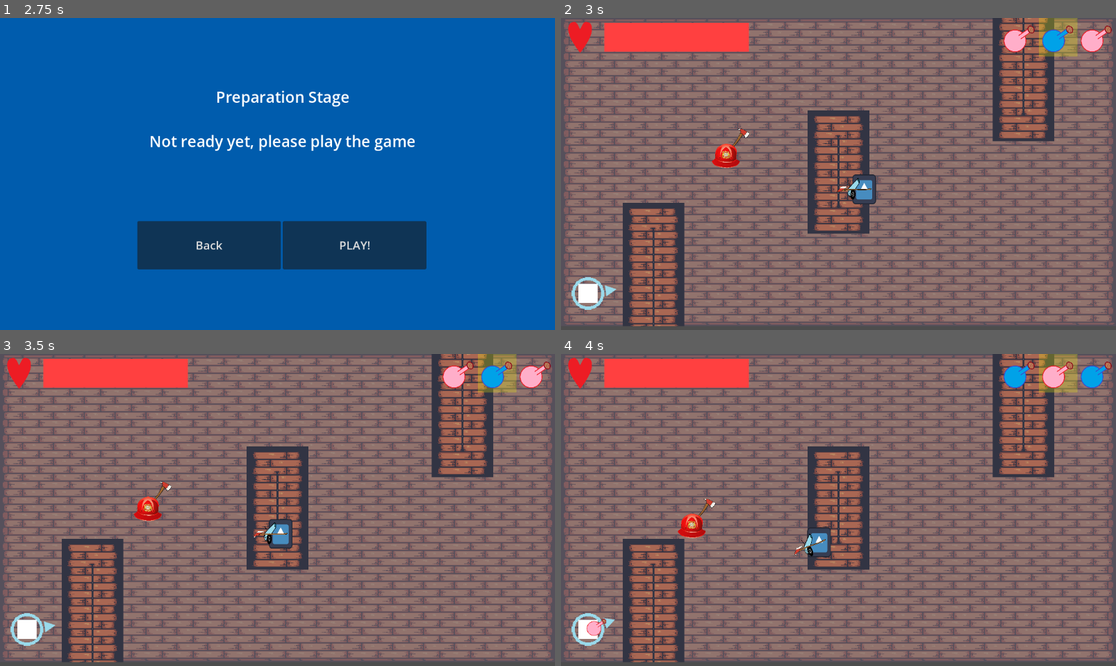
Above: before the commit, frames 1-4 (two rows, left to right).
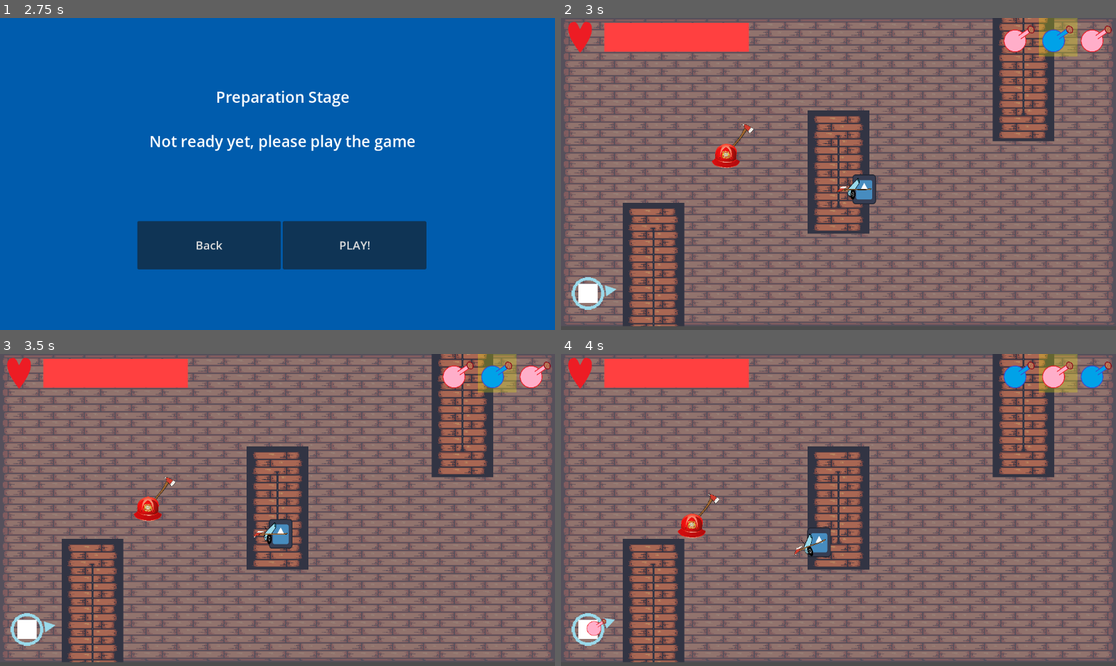
Above: after the commit, the same moments.

Repository: K-O-META/Alchemy_Prot_1
Game: Godot game, scene res://Stages/MenuStage/menu_stage.tscn
The game is run twice, just before and just after one commit, with the same random seed, the same clock (stepped at 60 frames per second) and the same inputs. The engine's default icon, where the game draws it, is replaced by a stand-in: a white triangle on a blue panel in a dark square.
Inputs (mouse positions are in pixels of both pictures, inside the frame that each line leads up to):
- Up to frame 1 (2.75 s): click "Start" at 0.5 s; click "Next" at 1.25 s; click "Next" at 2 s
- Up to frame 2 (3 s): click "PLAY!" at 2.75 s
- Up to frame 3 (3.5 s): no input
- Up to frame 4 (4 s): move the mouse to (960, 494) at 3.52 s; hold E (potion_switch_right) from 3.53 s (still down); click (960, 494) at 3.6 s

Frame 1 is identical in both runs. In frame 2, less than 0.1% of the frame differs, in the area x 30-35%, y 34-42%; in frame 3, less than 0.1%; in frame 4, less than 0.1%, in the area x 24-29%, y 44-52%.

Commit message:
Fix firefighter "null" node

Diff:
--- a/Entities/Enemies/fire_fighter.tscn
+++ b/Entities/Enemies/fire_fighter.tscn
@@ -1,9 +1,8 @@
-[gd_scene load_steps=11 format=3 uid="uid://cvucfhvy8hid6"]
+[gd_scene load_steps=10 format=3 uid="uid://cvucfhvy8hid6"]
 
 [ext_resource type="Script" uid="uid://bxwrqmmm2t11d" path="res://Entities/Enemies/enemy_base.gd" id="1_72agv"]
 [ext_resource type="Texture2D" uid="uid://bggdxm83endq4" path="res://Entities/Enemies/art/firefighter.png" id="2_lq4a0"]
-[ext_resource type="Texture2D" uid="uid://cnoeothaiurjb" path="res://Entities/Enemies/art/axe.png" id="2_xaocg"]
-[ext_resource type="Script" uid="uid://d1l7oy0kk15dn" path="res://Entities/Weapons/axe.gd" id="3_si3oy"]
+[ext_resource type="PackedScene" uid="uid://cg665cnwix3pu" path="res://Entities/Weapons/axe.tscn" id="2_xaocg"]
 [ext_resource type="Script" uid="uid://c7ikf18t5bgs7" path="res://Entities/Enemies/Behaviours/rush_behaviour.gd" id="4_lq4a0"]
 [ext_resource type="PackedScene" uid="uid://psc1y6u8b60x" path="res://Entities/Components/HealtComponent/health_component.tscn" id="5_xaocg"]
 [ext_resource type="PackedScene" uid="uid://cn1v1yga5oq8u" path="res://Entities/Components/ReactionComponent/reaction_component.tscn" id="8_6ryri"]
@@ -51,13 +50,7 @@
 script = ExtResource("1_72agv")
 health_component = NodePath("HealthComponent")
 
-[node name="Axe" type="Sprite2D" parent="."]
-position = Vector2(1.90735e-06, 0)
-scale = Vector2(0.106303, 0.106303)
-texture = ExtResource("2_xaocg")
-centered = false
-offset = Vector2(0, -535.875)
-script = ExtResource("3_si3oy")
+[node name="Axe" parent="." instance=ExtResource("2_xaocg")]
 
 [node name="Texture" type="Sprite2D" parent="."]
 scale = Vector2(0.120462, 0.120462)
--- a/Entities/Weapons/weapon.gd
+++ b/Entities/Weapons/weapon.gd
@@ -2,8 +2,8 @@
 
 
 func animate() -> void:
-    push_error("You must override `animate()` in a subclass of Weapon.")
+	push_error("You must override `animate()` in a subclass of Weapon.")
 
 
 func rotate_toward(_target: Node2D) -> void:
-    push_error("You must override `rotate_toward()` in a subclass of Weapon.")
+	push_error("You must override `rotate_toward()` in a subclass of Weapon.")
